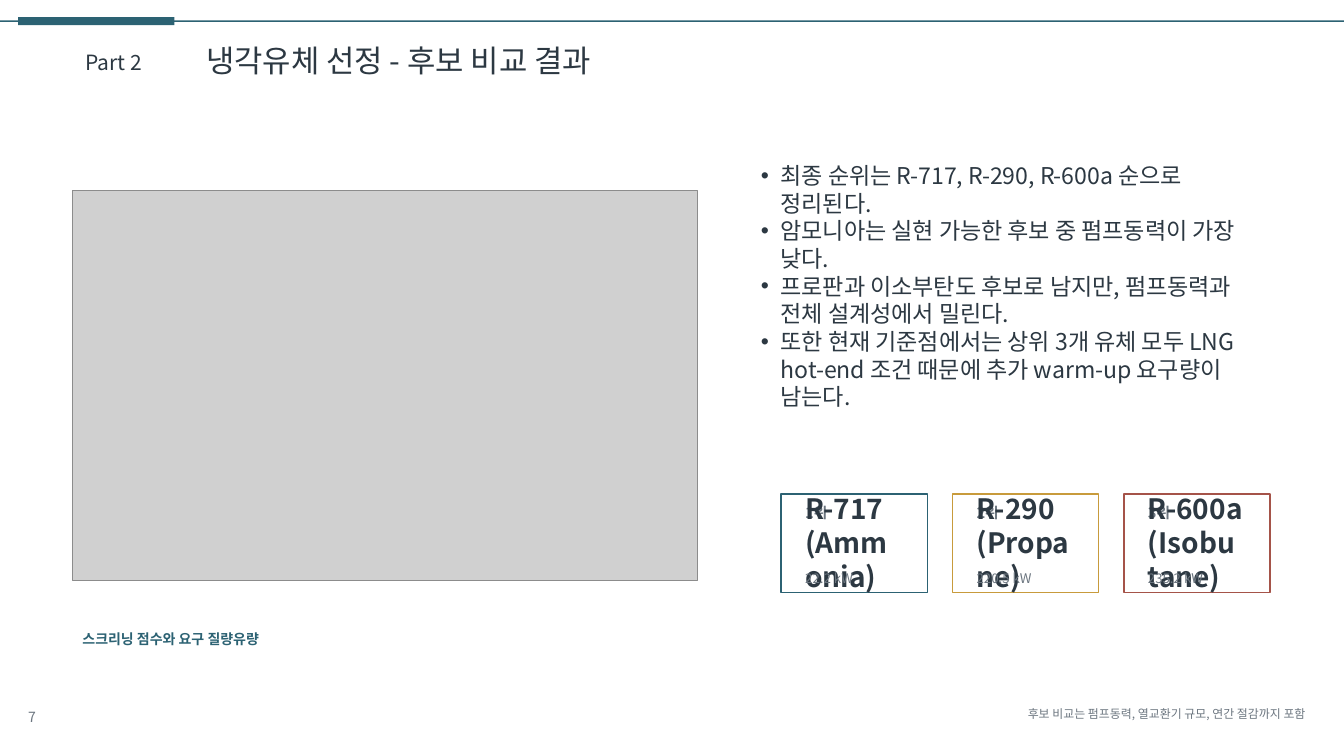
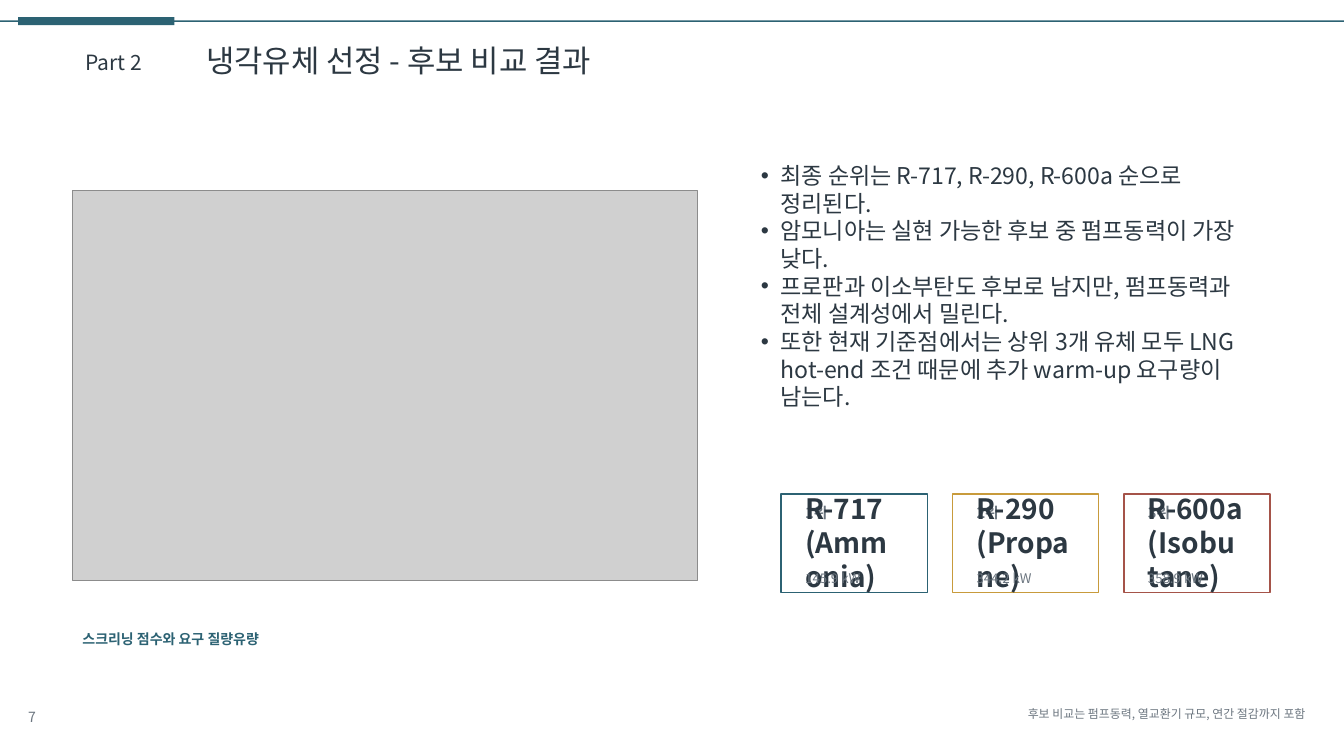
Before and after one commit to CuriousN006/lng-idc-design-study, a slide deck: slide 7 of deliverables/presentation_draft.pptx. Drawn at 1344x756 pixels with LibreOffice and Linux fonts; fonts in the diff are those of the drawing; grey boxes stand for pictures. Boxes give left, top, right and bottom in pixels: in the first picture for what was removed or moved away, otherwise in the second. Text is boxed around its words. In the diff, an @@ line names an element or a change of style, - is before the commit and + after.

```diff
--- a/deliverables/presentation_draft.pptx
+++ b/deliverables/presentation_draft.pptx
@@ text at (805, 569, 860, 587): text changed @@
-22.2 kW
+145.9 kW
@@ text at (977, 569, 1032, 587): text changed @@
-220.5 kW
+344.2 kW
@@ text at (1148, 569, 1203, 587): text changed @@
-235.2 kW
+358.9 kW
```
Also in this commit, not shown: 5 other slides changed, 15 other files.
